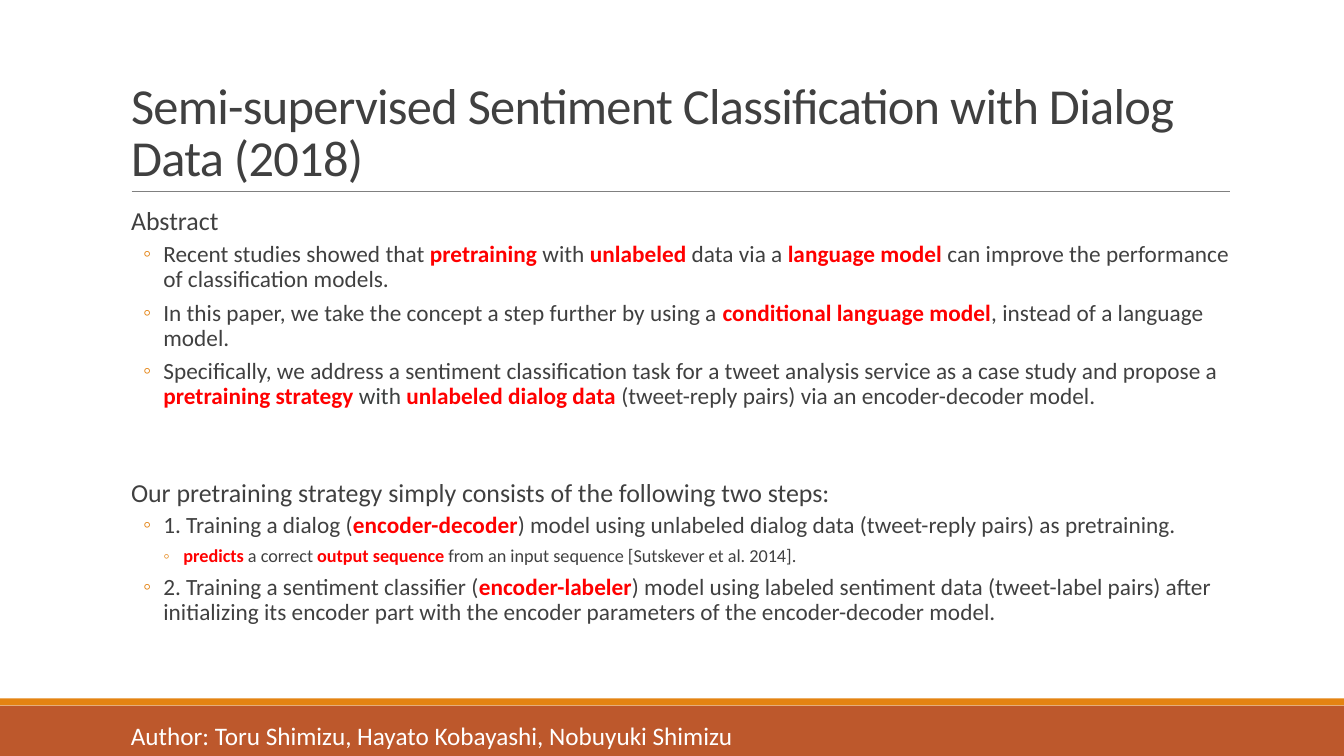
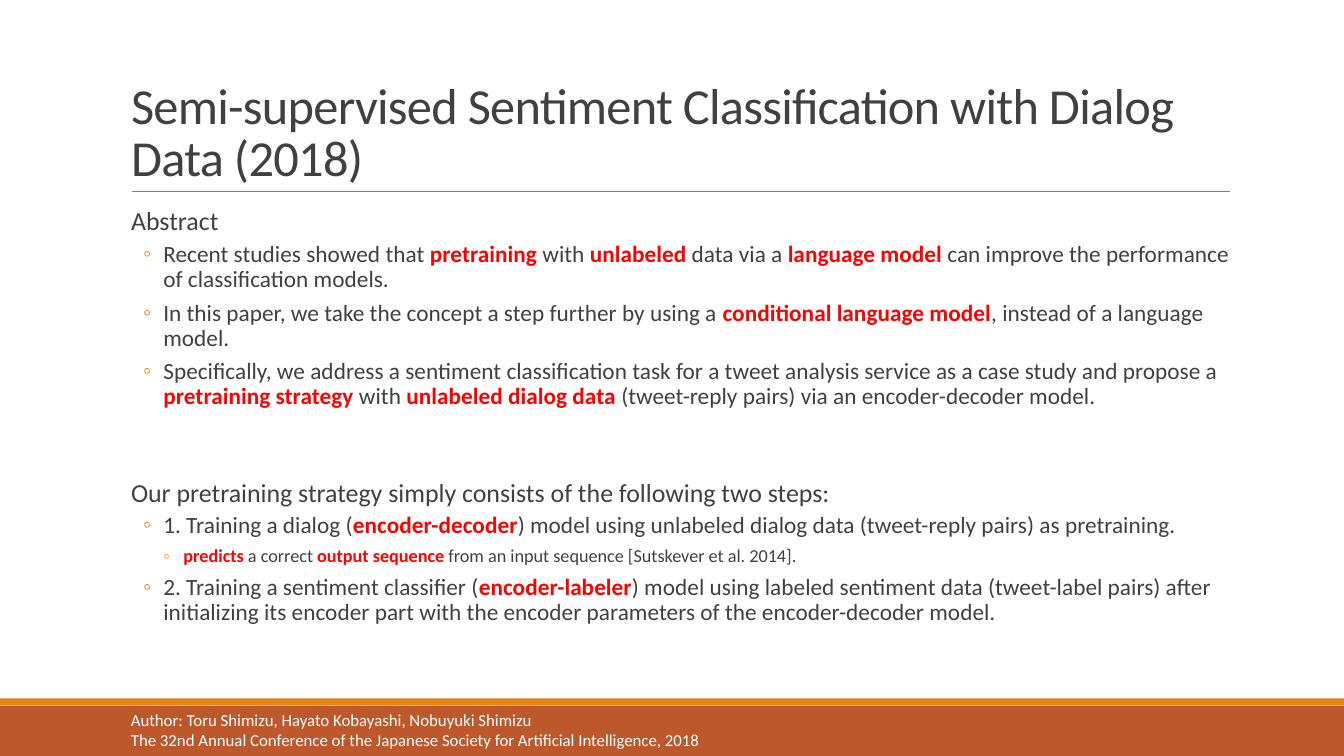
Before and after one commit to liangxh/grad, a slide deck: slide 2 of [报告] Text Emotion Detection.pptx. Drawn at 1344x756 pixels with LibreOffice and Linux fonts; fonts in the diff are those of the drawing. Boxes give left, top, right and bottom in pixels: in the first picture for what was removed or moved away, otherwise in the second. Text is boxed around its words. In the diff, an @@ line names an element or a change of style, - is before the commit and + after.

```diff
--- a/[报告] Text Emotion Detection.pptx
+++ b/[报告] Text Emotion Detection.pptx
@@ text "Author: Toru Shimizu, Hayato Kobayashi, ...": place and size @@
-text "Author: Toru Shimizu, Hayato Kobayashi, ..." at (131,727,732,749)
+text "Author: Toru Shimizu, Hayato Kobayashi, ..." at (131,714,699,749)
@@ text at (131,714,531,729): size 18 to 12 pt in "Author: Toru Shimizu, Hayato Kobayashi, Nobuyuki Shimizu" @@
@@ text at (131,734,699,749): paragraph added @@
+The 32nd Annual Conference of the Japanese Society for Artificial Intelligence, 2018
```
Also in this commit, not shown: 11 other slides changed, 3 slides added, 5 other files.
